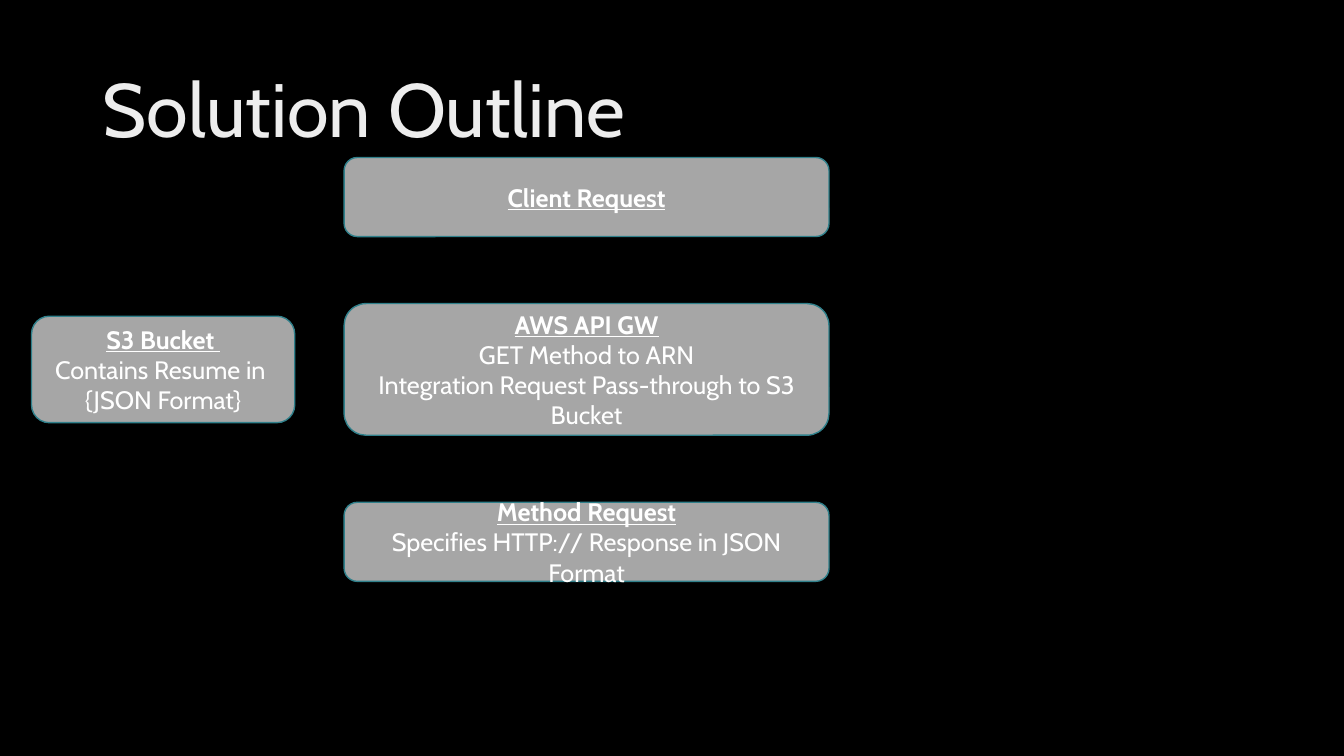
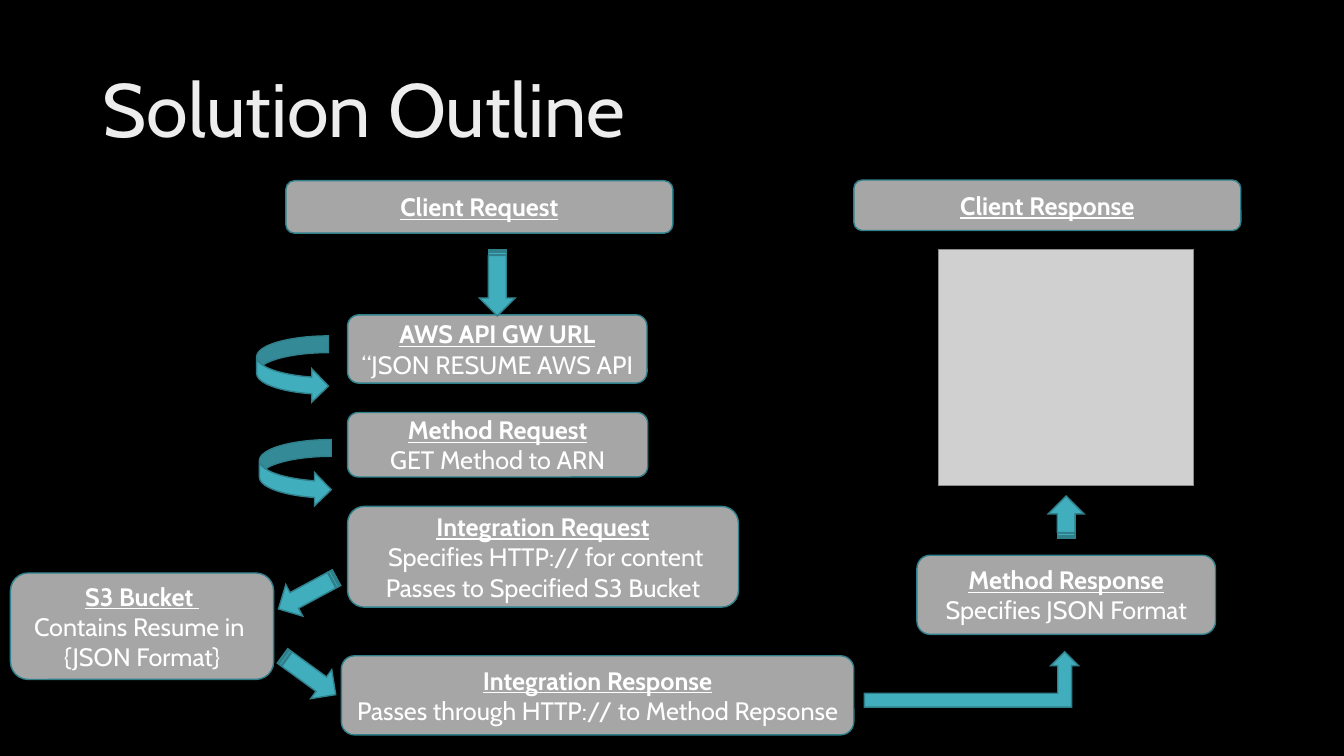
Before and after one commit to djherd/ProjectUnicorn, a slide deck: slide 6 of Doug Herd Project Presentation.pptx. Drawn at 1344x756 pixels with LibreOffice and Linux fonts; fonts in the diff are those of the drawing; grey boxes stand for pictures; background and template pictures are left out. Boxes give left, top, right and bottom in pixels: in the first picture for what was removed or moved away, otherwise in the second. Text is boxed around its words. In the diff, an @@ line names an element or a change of style, - is before the commit and + after.

Commit message:
Preso Updates

```diff
--- a/Doug Herd Project Presentation.pptx
+++ b/Doug Herd Project Presentation.pptx
@@ rounded rectangle "Client Request" resized from (x1=344, y1=157, x2=829, y2=236) to (x1=286, y1=180, x2=674, y2=233) @@
@@ rounded rectangle added at (x1=854, y1=180, x2=1241, y2=231), fill #A6A6A6, outline #30818C 1 pt, 18 pt, text #FFFFFF, bold, underline @@
+Client Response
@@ striped right arrow added at (x1=480, y1=250, x2=515, y2=316), fill #41AEBD, outline #30818C 1 pt @@
@@ picture added at (x1=939, y1=249, x2=1195, y2=485) @@
@@ rounded rectangle "AWS API GW URL" resized from (x1=344, y1=303, x2=829, y2=436) to (x1=348, y1=315, x2=647, y2=383) @@
@@ text in rounded rectangle at (x1=362, y1=325, x2=633, y2=378): text changed @@
-AWS API GW
-GET Method to ARN
-Integration Request Pass-through to S3 Bucket
+AWS API GW URL
+“JSON RESUME AWS API
@@ curved right arrow added at (x1=257, y1=336, x2=329, y2=402), fill #41AEBD, outline #30818C 1 pt @@
@@ rounded rectangle added at (x1=348, y1=412, x2=648, y2=477), fill #A6A6A6, outline #30818C 1 pt, 18 pt, text #FFFFFF @@
+Method Request
+GET Method to ARN
@@ curved right arrow added at (x1=259, y1=440, x2=331, y2=506), fill #41AEBD, outline #30818C 1 pt @@
@@ rounded rectangle added at (x1=348, y1=506, x2=739, y2=607), fill #A6A6A6, outline #30818C 1 pt, 18 pt, text #FFFFFF @@
+Integration Request
+Specifies HTTP:// for content
+Passes to Specified S3 Bucket
@@ striped right arrow added at (x1=1049, y1=496, x2=1084, y2=538), fill #41AEBD, outline #30818C 1 pt @@
@@ striped right arrow added at (x1=270, y1=562, x2=344, y2=624), fill #41AEBD, outline #30818C 1 pt @@
@@ rounded rectangle "Method Response" resized from (x1=344, y1=502, x2=829, y2=581) to (x1=918, y1=556, x2=1216, y2=634) @@
@@ rounded rectangle "S3 Bucket" moved from (x1=31, y1=317, x2=294, y2=423) to (x1=10, y1=573, x2=273, y2=680) @@
@@ text in rounded rectangle at (x1=946, y1=570, x2=1186, y2=625): text changed @@
-Method Request
-Specifies HTTP:// Response in JSON Format
+Method Response
+Specifies JSON Format
@@ striped right arrow added at (x1=272, y1=641, x2=346, y2=709), fill #41AEBD, outline #30818C 1 pt @@
@@ rounded rectangle added at (x1=342, y1=656, x2=854, y2=735), fill #A6A6A6, outline #30818C 1 pt, 18 pt, text #FFFFFF @@
+Integration Response
+Passes through HTTP:// to Method Repsonse
@@ bent up arrow added at (x1=864, y1=652, x2=1079, y2=708), fill #41AEBD, outline #30818C 1 pt @@
```
